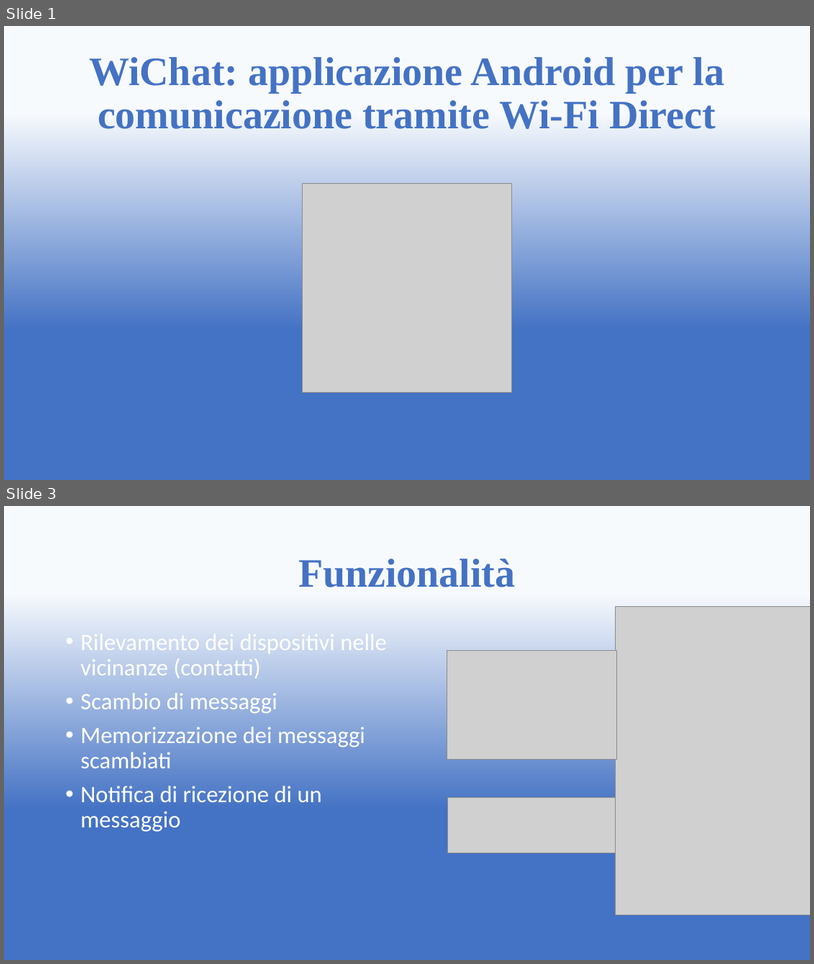
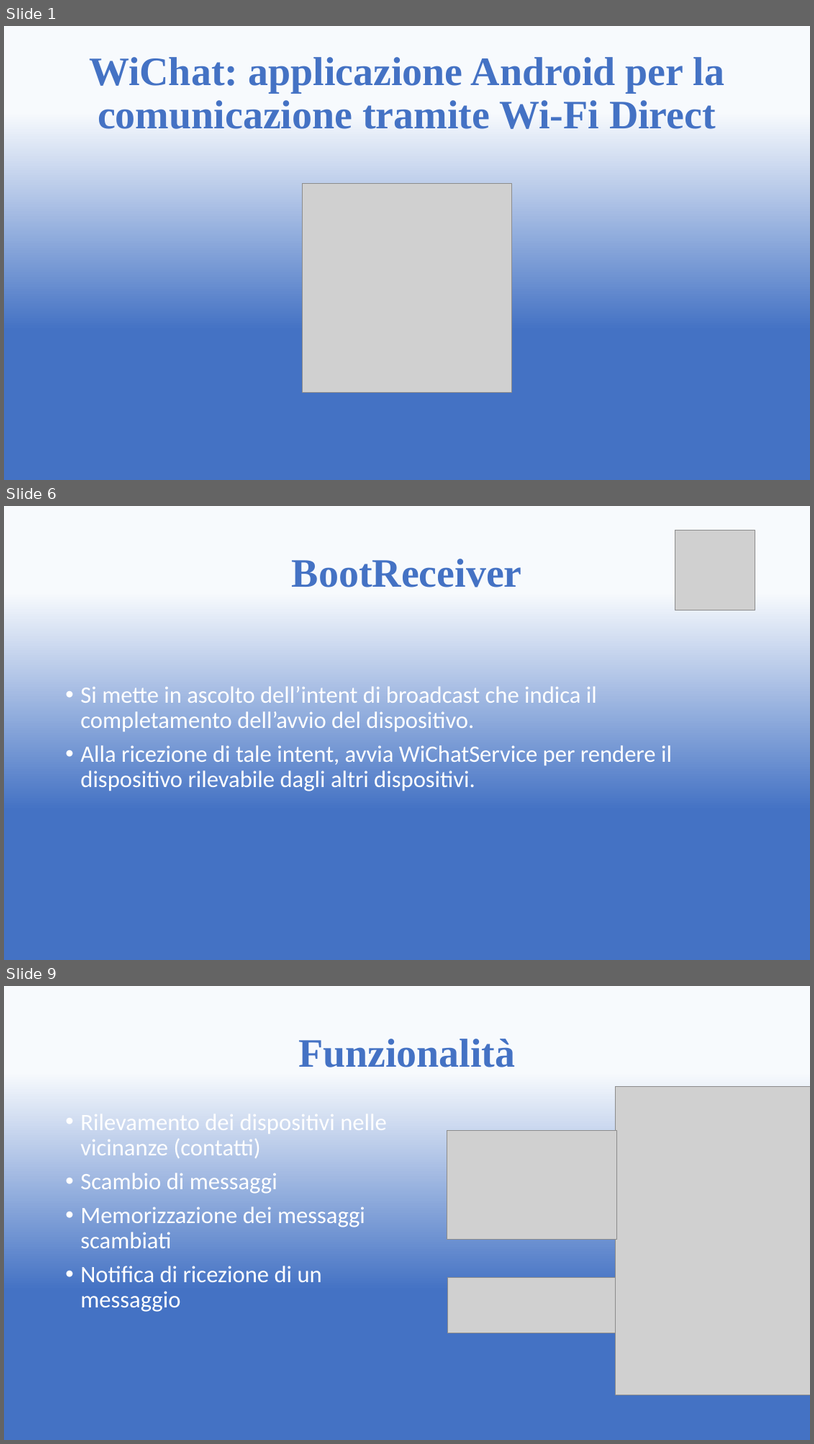
Before and after one commit to Nilio88/hello-world, a slide deck: Presentazione WiChat.pptx. Shown one above the other, each under a label of ours: slides 1 and 3 before the commit, slides 1, 6 and 9 after it; the slides between them are not shown. The pictures are 814x964 and 814x1444 pixels, drawn with LibreOffice and Linux fonts; fonts in the diff are those of the drawing; grey boxes stand for pictures. Boxes give left, top, right and bottom in pixels: in the first picture for what was removed or moved away, otherwise in the second. Text is boxed around its words. In the diff, an @@ line names an element or a change of style, - is before the commit and + after.

Commit message:
Aggiornata presentazione PowerPoint di WiChat

```diff
--- a/Presentazione WiChat.pptx
+++ b/Presentazione WiChat.pptx
@@ slide 6 added at (x1=4, y1=506, x2=810, y2=960), background gradient #F7FAFD to #4472C4 @@
@@ picture added at (x1=676, y1=530, x2=756, y2=610) @@
@@ title added at (x1=292, y1=559, x2=522, y2=587), 48 pt, text #4472C4, bold @@
+BootReceiver
@@ text added at (x1=80, y1=686, x2=672, y2=791), 28 pt, text #FFFFFF @@
+• Si mette in ascolto dell’intent di broadcast che indica il completamento dell’avvio del dispositivo.
+• Alla ricezione di tale intent, avvia WiChatService per rendere il dispositivo rilevabile dagli altri dispositivi.
@@ what was slide 3 is now slide 9 @@
```
Also in this commit, not shown: 3 slides changed, 4 other slides added.
